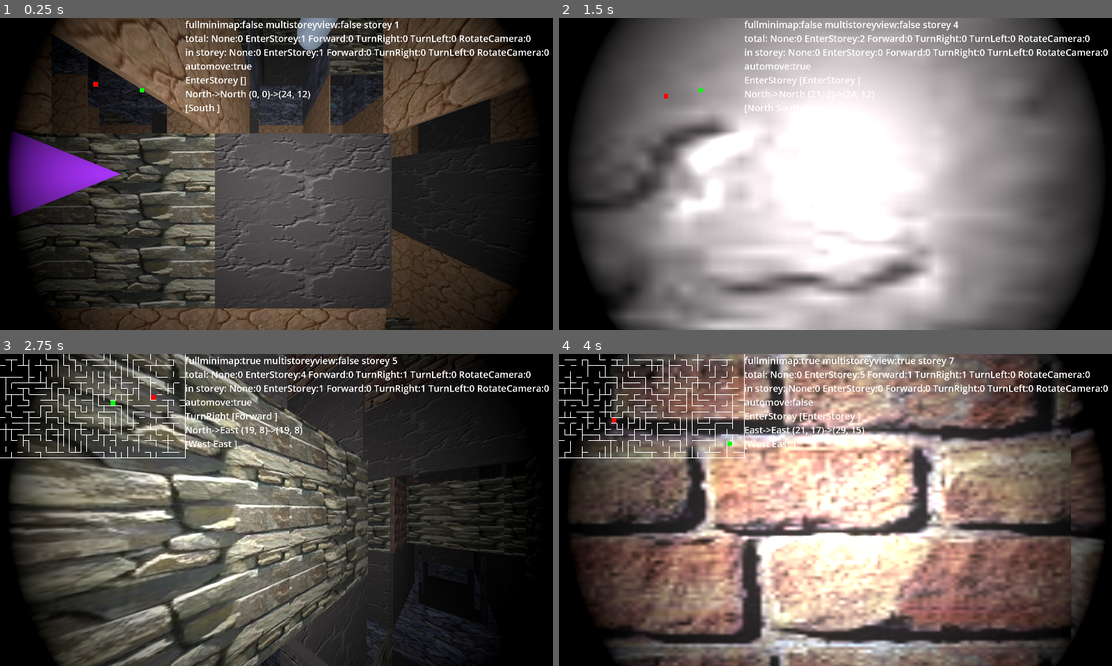
Above: before the commit, frames 1-4 (two rows, left to right).
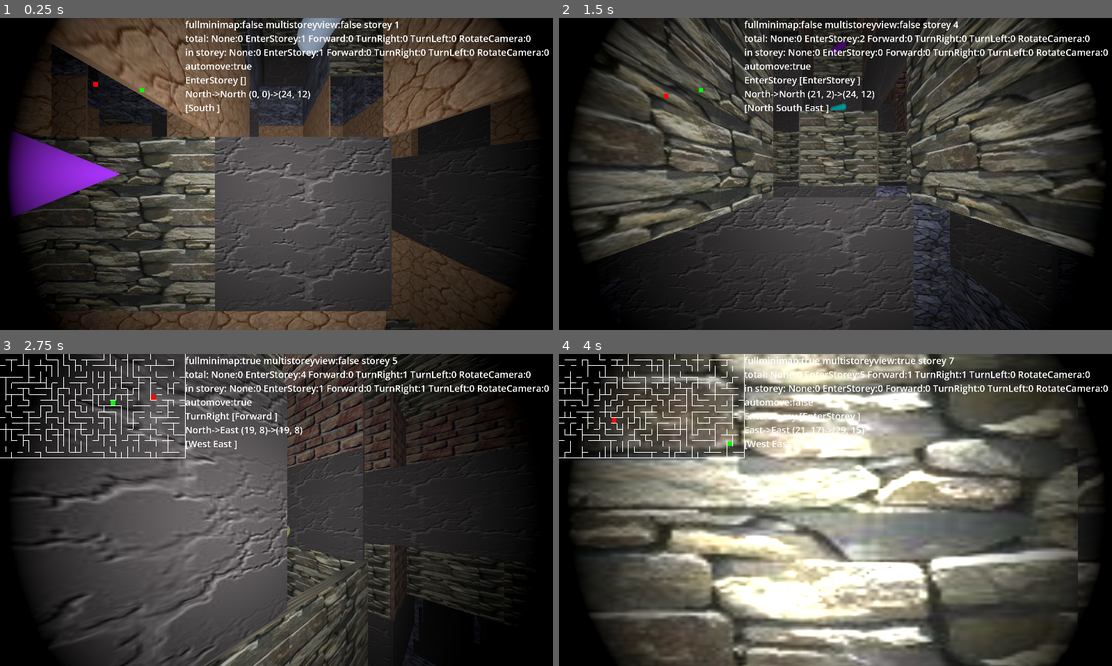
Above: after the commit, the same moments.

Repository: kasworld/gd4maze3d
Game: Godot game, scene res://main.tscn
Same seed, same stepped clock (60 frames per second), same inputs: the game is played once before the commit and once after it.
Inputs (mouse positions are in pixels of both pictures, inside the frame that each line leads up to):
- Up to frame 1 (0.25 s): no input
- Up to frame 2 (1.5 s): tap Enter at 0.5, 0.6, 1.35 s; move the mouse to (957, 158) at 0.52 s; hold Right 0.53-1.28 s; click (957, 158) at 0.67 s; tap Space at 0.77 s; move the mouse to (724, 189) at 1.27 s; hold Down from 1.28 s (still down)
- Up to frame 3 (2.75 s): tap Space at 1.52 s; move the mouse to (331, 441) at 2.02 s; release Down at 2.03 s; hold Right from 2.03 s (still down); tap 1 at 2.1 s; tap Enter at 2.3 s
- Up to frame 4 (4 s): move the mouse to (807, 572) at 2.77 s; release Right at 2.78 s; hold Up 2.78-3.53 s; tap 2 at 2.85 s; click (807, 572) at 2.92 s; tap Space at 3.02, 3.77 s; tap Enter at 3.05, 3.8 s; move the mouse to (1001, 556) at 3.52 s; hold Left from 3.53 s (still down); tap 3 at 3.6 s

The runs differ from the first frame. In frame 1, 13% of the frame differs, in the area x 3-96%, y 0-100%; in frame 2, 79%, in the area x 2-98%, y 0-100%; in frame 3, 38%; in frame 4, 68%.

Commit message:
add is_player

Diff:
--- a/character.gd
+++ b/character.gd
@@ -35,12 +35,19 @@
 var dir_dst : Storey.Dir
 var pos_src :Vector2i
 var pos_dst :Vector2i
-var camera_up :bool
 
 var act_start_time :float # unixtime sec
 var act_current : Act
 
+var is_player :bool
 var auto_move :bool
+var camera_up :bool
+
+func init(pl:bool, auto :bool)->void:
+	is_player = pl
+	auto_move = auto
+	if is_player:
+		light_on(true)
 
 func _ready() -> void:
 	var mi3d = new_cylinder(0.4, 0.15, NamedColorList.color_list.pick_random()[0])
@@ -48,13 +55,13 @@
 	total_act_stats = new_act_stats_dict()
 	dir_src = Storey.Dir.North
 
-func enter_storey(st :Storey, rndpos:bool)->void:
+func enter_storey(st :Storey)->void:
 	ani_act_dur = randf_range(0.1,1.0)
 	storey = st
-	if rndpos :
+	if is_player :
+		pos_dst = storey.start_pos
+	else:
 		pos_dst = storey.rand_pos()
-	else:
-		pos_dst = storey.start_pos
 	#dir_src = Storey.Dir.North
 	storey_act_stats = new_act_stats_dict()
 	act_queue.resize(0)
--- a/main.gd
+++ b/main.gd
@@ -41,7 +41,10 @@
 		var pl = character_scene.instantiate()
 		player_list.append(pl)
 		add_child(pl)
-		pl.auto_move = true
+		if i == 0:
+			pl.init(true, true)
+		else :
+			pl.init(false, true)
 	for i in StoreyCount:
 		var st = new_storey()
 		storey_list.append(st)
@@ -75,11 +78,7 @@
 	storey_score += 1
 
 	for i in PlayerCount:
-		if i == 0:
-			player_list[i].enter_storey(cur_storey,false)
-			player_list[i].light_on(true)
-		else:
-			player_list[i].enter_storey(cur_storey, true)
+		player_list[i].enter_storey(cur_storey)
 		animate_move_by_dur(player_list[i], 0)
 		animate_turn_by_dur(player_list[i], 0)
 	set_minimap_mode()
@@ -90,7 +89,7 @@
 		var pl = player_list[i]
 		var ani_dur = pl.get_ani_dur()
 		if pl.act_end(ani_dur): # true on act end
-			if i == 0:
+			if pl.is_player:
 				if cur_storey.is_goal_pos(pl.pos_src):
 					enter_new_storey()
 					return
@@ -102,7 +101,7 @@
 		pl.ai_act()
 		if pl.start_new_act(): # new act start
 			ani_dur = 0
-			if i == 0 and pl.act_current != Character.Act.EnterStorey:
+			if pl.is_player and pl.act_current != Character.Act.EnterStorey:
 				var walldir = cur_storey.maze_cells.get_wall_dir_at(pl.pos_src.x,pl.pos_src.y)
 				for d in walldir:
 					minimap2draw.add_wall_at(pl.pos_src.x,pl.pos_src.y,Storey.MazeDir2Dir[d])
@@ -161,8 +160,9 @@
 			animate_rotate_camera_by_dur(pl,dur)
 		Character.Act.EnterStorey:
 			animate_move_by_dur(pl, dur)
-			for i in StoreyCount:
-				animate_storey_y_by_dur(i,dur)
+			if pl.is_player:
+				for i in StoreyCount:
+					animate_storey_y_by_dur(i,dur)
 
 # dur : 0 - 1 :second
 func animate_storey_y_by_dur(i :int, dur :float)->void:
